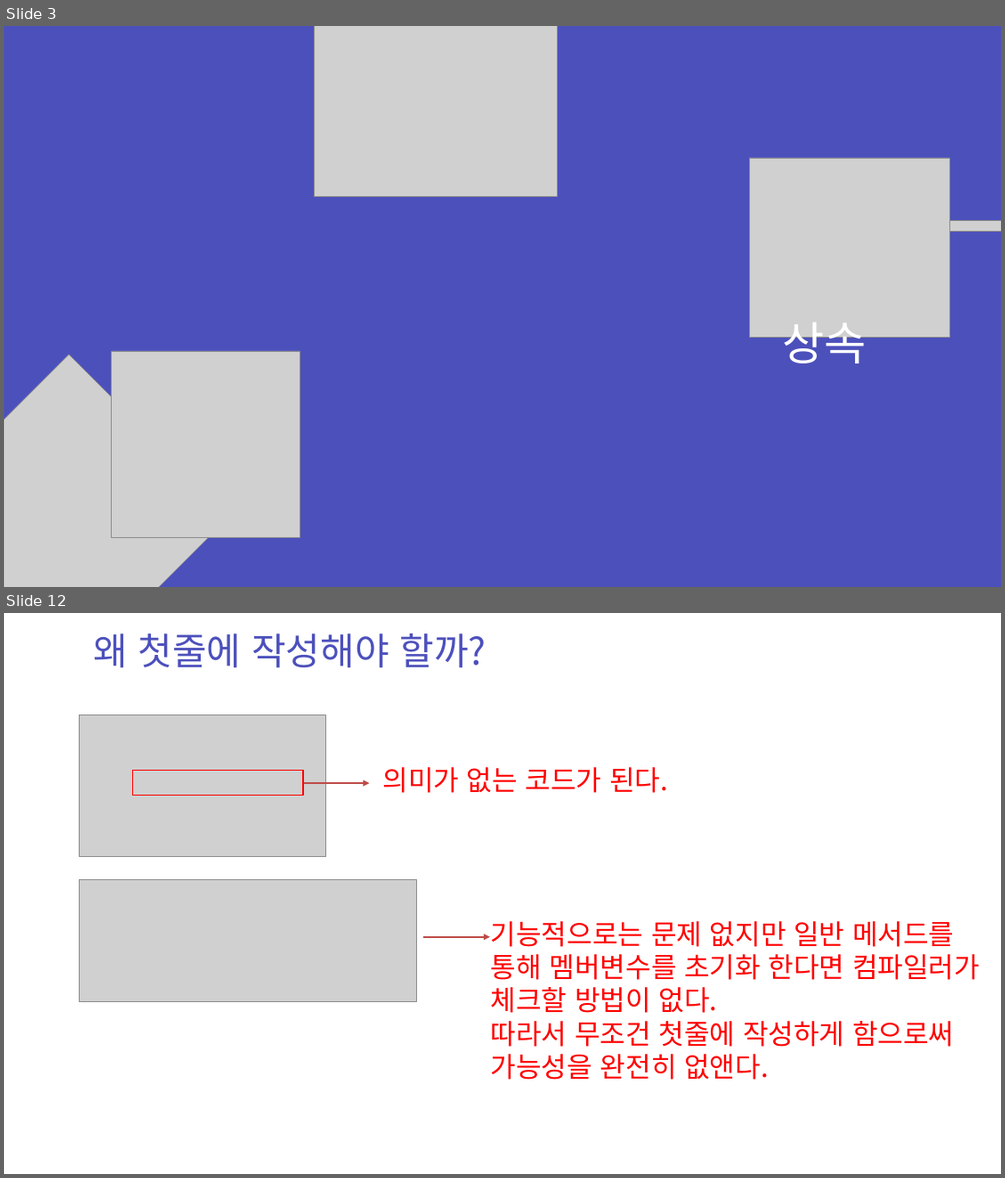
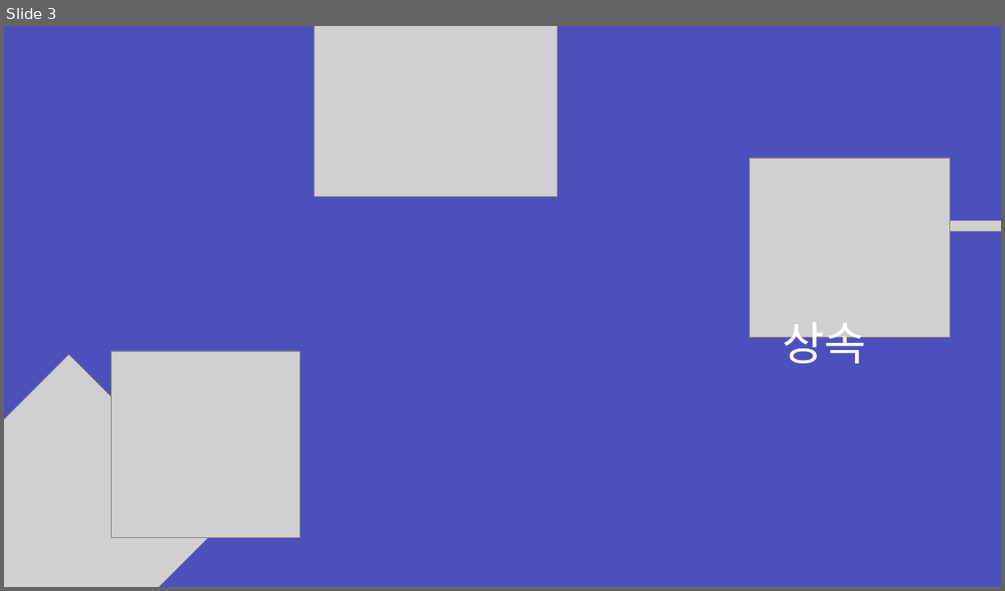
Before and after one commit to zest132/JavaLecture, a slide deck: JavaLecture/LectureFile/java 9강.pptx. Shown one above the other, each under a label of ours: slides 3 and 12 before the commit, slide 3 after it; the slides between them are not shown. The pictures are 1005x1178 and 1005x591 pixels, drawn with LibreOffice and Linux fonts; fonts in the diff are those of the drawing; grey boxes stand for pictures. Boxes give left, top, right and bottom in pixels: in the first picture for what was removed or moved away, otherwise in the second. Text is boxed around its words. In the diff, an @@ line names an element or a change of style, - is before the commit and + after.

```diff
--- a/JavaLecture/LectureFile/java 9강.pptx
+++ b/JavaLecture/LectureFile/java 9강.pptx
@@ slide 12 removed at [4,613,1001,1174], background #FFFFFF @@
@@ text removed at [93,633,486,668] @@
-왜 첫줄에 작성해야 할까?
@@ picture removed at [79,714,325,856] @@
@@ rectangle removed at [132,770,302,795] @@
@@ text removed at [382,767,668,793] @@
-의미가 없는 코드가 된다.
@@ arrow removed from (303, 783) to (369, 783) @@
@@ picture removed at [79,879,417,1001] @@
@@ text removed at [491,921,979,1079] @@
-기능적으로는 문제 없지만 일반 메서드를 통해 멤버변수를 초기화 한다면 컴파일러가 체크할 방법이 없다.
-따라서 무조건 첫줄에 작성하게 함으로써
-가능성을 완전히 없앤다.
@@ arrow removed from (423, 937) to (490, 937) @@
```
Also in this commit, not shown: 1 slide changed, 43 slides added, 23 other slides removed, 7 other files.
